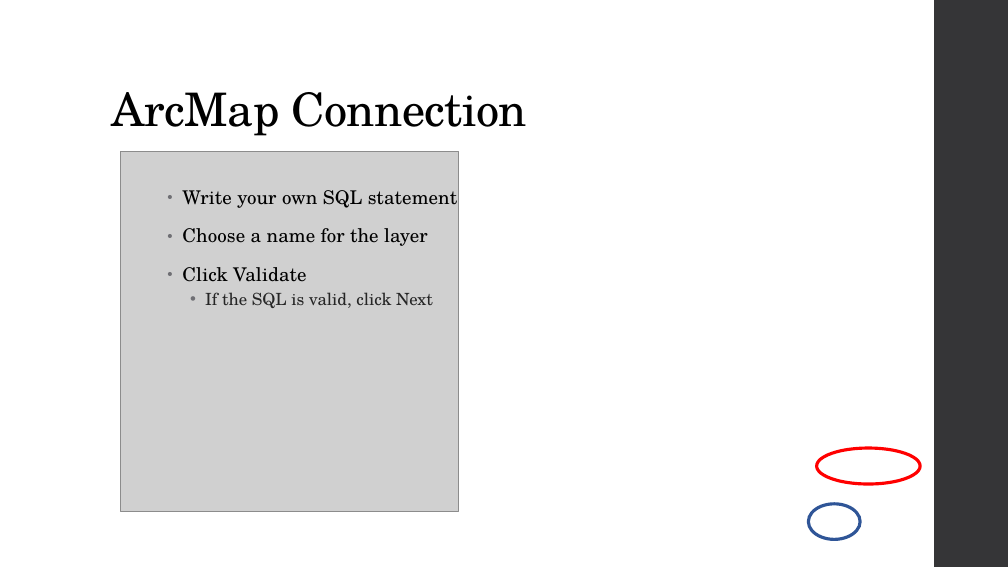
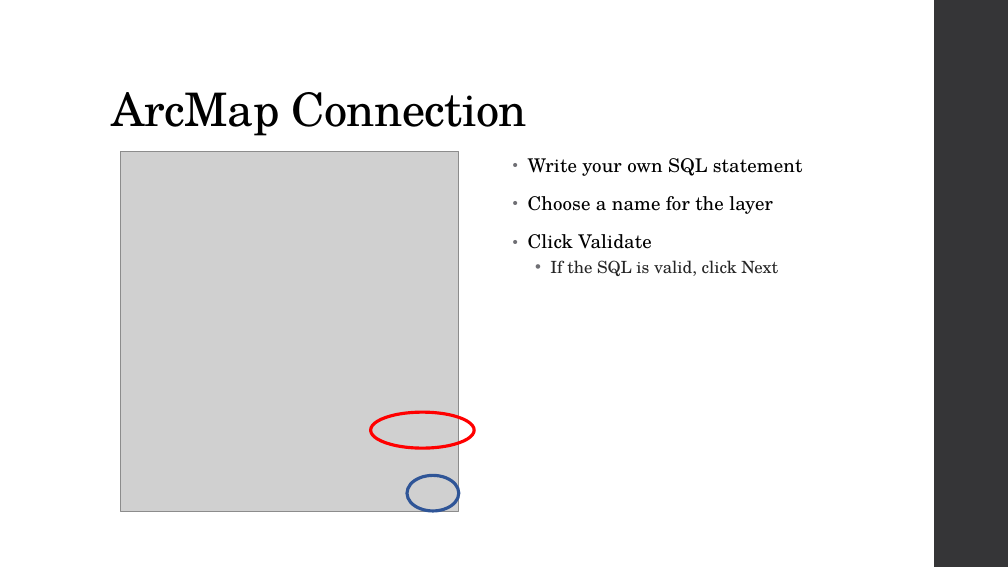
Before and after one commit to MGIS-UMN/GIS5577_week5, a slide deck: slide 35 of Spatial_Databases.odp. Drawn at 1008x567 pixels with LibreOffice and Linux fonts; fonts in the diff are those of the drawing; grey boxes stand for pictures. Boxes give left, top, right and bottom in pixels: in the first picture for what was removed or moved away, otherwise in the second. Text is boxed around its words. In the diff, an @@ line names an element or a change of style, - is before the commit and + after.

```diff
--- a/Spatial_Databases.odp
+++ b/Spatial_Databases.odp
@@ text "Write your own SQL statement": place and size @@
-text "Write your own SQL statement" at [182,190,457,308]
+text "Write your own SQL statement" at [528,158,802,276]
@@ freeform shape: place and size @@
-freeform shape at [817,448,920,485]
+freeform shape at [371,412,474,448]
@@ freeform shape: place and size @@
-freeform shape at [808,504,860,539]
+freeform shape at [407,476,458,511]
```
Also in this commit, not shown: 1 other slide changed.
